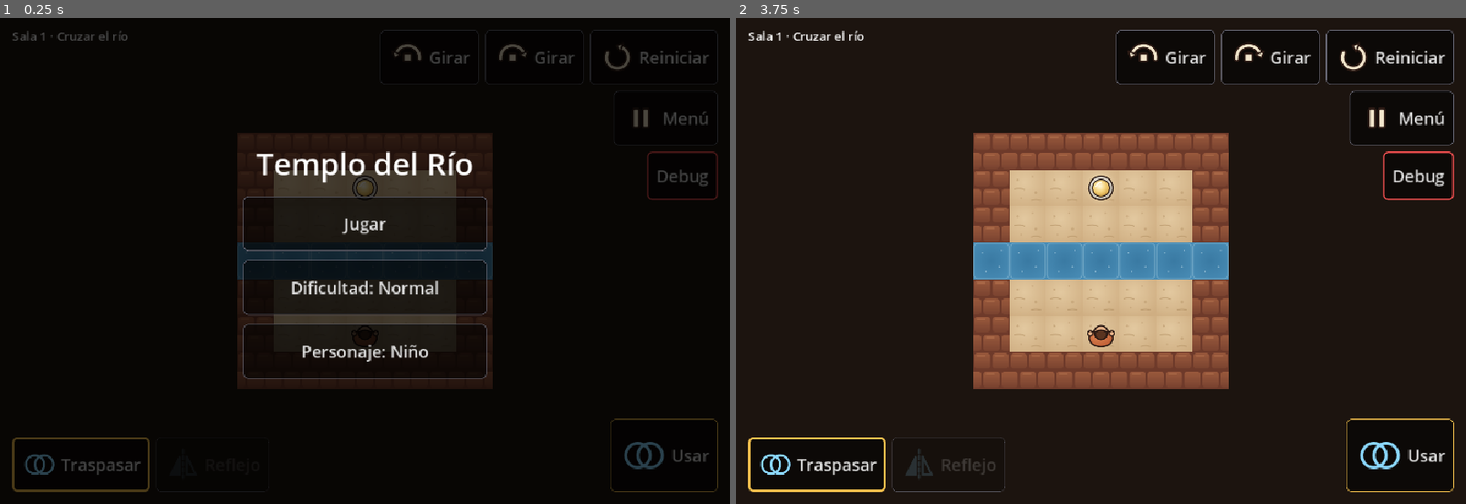
Above: before the commit, frames 1-2 (left to right).
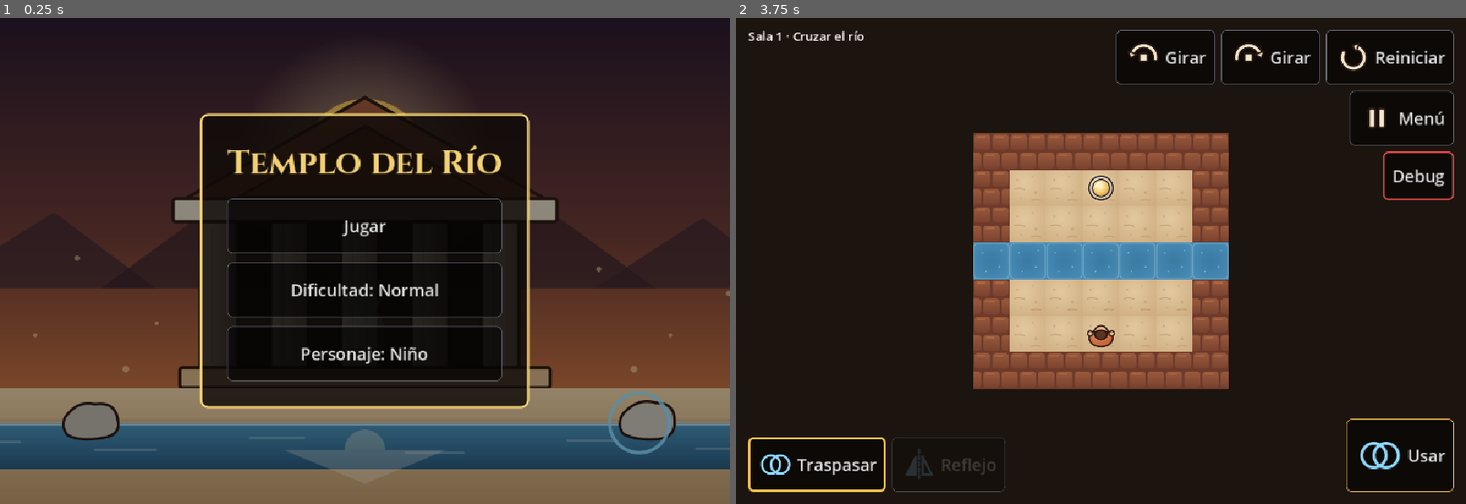
Above: after the commit, the same moments.

Repository: AngeloCS19/Juego
Game: Godot game, scene res://main.tscn
The game is run twice, just before and just after one commit, with the same random seed, the same clock (stepped at 60 frames per second) and the same inputs.
Inputs:
- Up to frame 1 (0.25 s): no input
- Up to frame 2 (3.75 s): click "Menú" at 0.5 s; click "Reiniciar" at 1.25 s; click "Reiniciar" at 2 s; click "Reiniciar" at 2.75 s; click "Jugar" at 3.5 s

The runs differ from the first frame. In frame 1, 81% of the frame differs, in the area x 0-100%, y 0-100%; in frame 2, nothing differs.

Commit message:
Interfaz: menú inicial ilustrado y pausa con recuadro dorado
Co-Authored-By: Claude Opus 5.5 (1M context) <noreply@anthropic.com>
Claude-Session: https://claude.ai/code/session_01FW9kqJQu3akPxuozoXXvar

Diff:
--- /dev/null
+++ b/assets/ilustracion_templo.svg
@@ -0,0 +1,117 @@
+<svg xmlns="http://www.w3.org/2000/svg" width="1280" height="720" viewBox="0 0 1280 720">
+  <defs>
+    <linearGradient id="cielo" x1="0" y1="0" x2="0" y2="1">
+      <stop offset="0" stop-color="#2a1a2e"/>
+      <stop offset="0.45" stop-color="#6b3b35"/>
+      <stop offset="0.75" stop-color="#b86a3f"/>
+      <stop offset="1" stop-color="#e3a05c"/>
+    </linearGradient>
+    <radialGradient id="luna" cx="0.5" cy="0.5" r="0.5">
+      <stop offset="0" stop-color="#fff6cf"/>
+      <stop offset="0.55" stop-color="#f3dca0"/>
+      <stop offset="1" stop-color="#e7b94e"/>
+    </radialGradient>
+    <radialGradient id="halo" cx="0.5" cy="0.5" r="0.5">
+      <stop offset="0" stop-color="#ffe9a8" stop-opacity="0.55"/>
+      <stop offset="1" stop-color="#ffe9a8" stop-opacity="0"/>
+    </radialGradient>
+    <linearGradient id="agua" x1="0" y1="0" x2="0" y2="1">
+      <stop offset="0" stop-color="#4b8fb8"/>
+      <stop offset="1" stop-color="#27587a"/>
+    </linearGradient>
+    <linearGradient id="columna" x1="0" y1="0" x2="1" y2="0">
+      <stop offset="0" stop-color="#f1ede4"/>
+      <stop offset="0.45" stop-color="#d8cfbe"/>
+      <stop offset="1" stop-color="#9c9588"/>
+    </linearGradient>
+    <linearGradient id="muro" x1="0" y1="0" x2="0" y2="1">
+      <stop offset="0" stop-color="#9a5a3d"/>
+      <stop offset="1" stop-color="#6e3a2a"/>
+    </linearGradient>
+    <linearGradient id="suelo" x1="0" y1="0" x2="0" y2="1">
+      <stop offset="0" stop-color="#e3c9a0"/>
+      <stop offset="1" stop-color="#b8966a"/>
+    </linearGradient>
+  </defs>
+
+  <rect width="1280" height="720" fill="url(#cielo)"/>
+
+  <!-- Luna: el espejo del cielo. Narciso se mira en el agua; el templo se mira en la luna. -->
+  <circle cx="640" cy="212" r="190" fill="url(#halo)"/>
+  <circle cx="640" cy="212" r="92" fill="url(#luna)"/>
+  <circle cx="612" cy="188" r="16" fill="#e7b94e" opacity="0.35"/>
+  <circle cx="664" cy="236" r="11" fill="#e7b94e" opacity="0.3"/>
+
+  <!-- Montañas lejanas, apenas insinuadas -->
+  <path d="M0 400 L180 288 L330 400Z" fill="#3b2730" opacity="0.75"/>
+  <path d="M250 400 L430 268 L610 400Z" fill="#33222b" opacity="0.7"/>
+  <path d="M690 400 L880 262 L1070 400Z" fill="#33222b" opacity="0.7"/>
+  <path d="M980 400 L1140 296 L1280 400Z" fill="#3b2730" opacity="0.75"/>
+
+  <!-- El templo: frontón sobre columnas, simétrico respecto al centro, como un eje de reflexión -->
+  <g stroke="#2b1a14" stroke-width="5" stroke-linejoin="round">
+    <path d="M640 118 L906 268 L374 268Z" fill="url(#muro)"/>
+    <path d="M640 160 L826 265 L454 265Z" fill="#5c3220" stroke-width="4"/>
+    <rect x="356" y="268" width="568" height="34" rx="4" fill="#d8cfbe"/>
+    <g fill="url(#columna)">
+      <rect x="396" y="302" width="56" height="216" rx="5"/>
+      <rect x="500" y="302" width="56" height="216" rx="5"/>
+      <rect x="604" y="302" width="56" height="216" rx="5"/>
+      <rect x="708" y="302" width="56" height="216" rx="5"/>
+      <rect x="812" y="302" width="56" height="216" rx="5"/>
+    </g>
+    <rect x="366" y="518" width="548" height="30" rx="4" fill="#cfae82"/>
+  </g>
+  <!-- Estrías de las columnas -->
+  <g stroke="#9c9588" stroke-width="2" opacity="0.6">
+    <path d="M414 310v200M434 310v200M518 310v200M538 310v200M622 310v200M642 310v200M726 310v200M746 310v200M830 310v200M850 310v200"/>
+  </g>
+  <!-- Oscuridad entre las columnas: adentro espera Narciso -->
+  <g fill="#1b1424" opacity="0.8">
+    <rect x="452" y="302" width="48" height="216"/>
+    <rect x="556" y="302" width="48" height="216"/>
+    <rect x="660" y="302" width="48" height="216"/>
+    <rect x="764" y="302" width="48" height="216"/>
+  </g>
+
+  <!-- Suelo de arenisca -->
+  <rect x="0" y="548" width="1280" height="172" fill="url(#suelo)"/>
+  <g stroke="#b8966a" stroke-width="3" opacity="0.5">
+    <path d="M0 596h1280M0 648h1280M0 700h1280"/>
+  </g>
+
+  <!-- El río cruza el frente del templo: su eje, el de todo el juego -->
+  <rect x="0" y="600" width="1280" height="68" fill="url(#agua)"/>
+  <g stroke="#cfeaf2" stroke-width="3" opacity="0.7" stroke-linecap="round">
+    <path d="M0 602h1280"/>
+    <path d="M60 628h70M240 640h90M470 622h80M700 644h86M940 626h74M1130 638h80" opacity="0.5"/>
+  </g>
+  <!-- Reflejo del templo y de la luna en el agua: la reflexión, dibujada al revés -->
+  <g opacity="0.3">
+    <circle cx="640" cy="640" r="30" fill="#fff6cf"/>
+    <path d="M640 690 L760 640 L520 640Z" fill="#f1ede4"/>
+  </g>
+
+  <!-- Dos piedras a la orilla, una marcada con el anillo de Reflejo -->
+  <g stroke="#2b1a14" stroke-width="4">
+    <path d="M196 592q18-26 44-20 30-4 34 22 6 24-22 28-34 6-52-4-10-12-4-26Z" fill="#b5b0a6"/>
+    <path d="M1022 586q22-24 48-16 28 0 28 26 2 26-26 28-32 2-50-8-10-14 0-30Z" fill="#c3beb4"/>
+  </g>
+  <circle cx="1046" cy="600" r="44" fill="none" stroke="#8cd9ff" stroke-width="5" opacity="0.85"/>
+
+  <!-- Narciso, asomado en el umbral, celeste y translúcido -->
+  <g opacity="0.75">
+    <ellipse cx="640" cy="470" rx="30" ry="46" fill="#8cd9ff" opacity="0.35"/>
+    <circle cx="640" cy="424" r="19" fill="#8cd9ff" opacity="0.55"/>
+    <g stroke="#8cd9ff" stroke-width="3" fill="none" opacity="0.7">
+      <circle cx="640" cy="406" r="26"/>
+    </g>
+  </g>
+
+  <!-- Motas de polvo dorado flotando: el aire del sueño -->
+  <g fill="#ffe9a8" opacity="0.5">
+    <circle cx="214" cy="356" r="4"/><circle cx="332" cy="452" r="3"/><circle cx="286" cy="520" r="5"/>
+    <circle cx="986" cy="372" r="4"/><circle cx="1092" cy="470" r="3"/><circle cx="1038" cy="520" r="5"/>
+    <circle cx="152" cy="470" r="3"/><circle cx="1178" cy="408" r="4"/>
+  </g>
+</svg>
--- a/scripts/main.gd
+++ b/scripts/main.gd
@@ -362,10 +362,10 @@
 
 
 ## Abre una ventana del menú y pausa el juego.
-func _abrir(titulo: String, texto: String, opciones: Array) -> void:
+func _abrir(titulo: String, texto: String, opciones: Array, ilustrado := false) -> void:
 	get_tree().paused = true
 	_dedo_abajo = false
-	_menu.mostrar(titulo, texto, opciones)
+	_menu.mostrar(titulo, texto, opciones, ilustrado)
 
 
 func _seguir() -> void:
@@ -382,11 +382,11 @@
 		opciones.append(["Jugar", func(): _empezada = true; _seguir()])
 	opciones.append([_texto_dificultad(), _cambiar_dificultad.bind(_menu_inicio)])
 	opciones.append(["Personaje: " + PERSONAJES[Sala.personaje], _cambiar_personaje])
-	_abrir("Templo del Río", "", opciones)
+	_abrir("Templo del Río", "", opciones, true)
 
 
 func _menu_pausa() -> void:
-	_abrir("Pausa", "Esc o el botón Menú abren esta ventana.", [
+	_abrir("Pausa", "", [
 		["Seguir", _seguir],
 		[_texto_dificultad(), _cambiar_dificultad.bind(_menu_pausa)],
 		["Menú inicial", _menu_inicio],
--- a/scripts/menu.gd
+++ b/scripts/menu.gd
@@ -2,7 +2,14 @@
 extends Control
 ## Ventana sobre el juego: menú inicial, pausa y derrota. Cubre toda la pantalla y oscurece la sala,
 ## así los toques no llegan al mapa mientras está abierta. Los botones son grandes para el dedo.
+## El menú inicial muestra detrás una ilustración fija del templo; la pausa y la derrota solo oscurecen.
 
+const ILUSTRACION := preload("res://assets/ilustracion_templo.svg")
+const FUENTE_TITULO := preload("res://assets/fuentes/Cinzel-Bold.ttf")  # mayúsculas romanas, aire griego
+const ORO := Color(0.95, 0.82, 0.45)
+
+var _ilustracion := TextureRect.new()
+var _fondo := ColorRect.new()
 var _titulo := Label.new()
 var _texto := Label.new()
 var _botones := VBoxContainer.new()
@@ -11,19 +18,41 @@
 func _init() -> void:
 	set_anchors_preset(Control.PRESET_FULL_RECT)
 	mouse_filter = Control.MOUSE_FILTER_STOP
-	var fondo := ColorRect.new()
-	fondo.color = Color(0, 0, 0, 0.7)
-	fondo.set_anchors_preset(Control.PRESET_FULL_RECT)
-	add_child(fondo)
+
+	# La ilustración llena la pantalla recortando lo que sobre, para que no se deforme.
+	_ilustracion.texture = ILUSTRACION
+	_ilustracion.expand_mode = TextureRect.EXPAND_IGNORE_SIZE
+	_ilustracion.stretch_mode = TextureRect.STRETCH_KEEP_ASPECT_COVERED
+	_ilustracion.set_anchors_preset(Control.PRESET_FULL_RECT)
+	_ilustracion.mouse_filter = Control.MOUSE_FILTER_IGNORE
+	add_child(_ilustracion)
+
+	_fondo.set_anchors_preset(Control.PRESET_FULL_RECT)
+	_fondo.mouse_filter = Control.MOUSE_FILTER_IGNORE
+	add_child(_fondo)
 
 	var centro := CenterContainer.new()
 	centro.set_anchors_preset(Control.PRESET_FULL_RECT)
 	add_child(centro)
+
+	# Los textos y botones van en un recuadro oscuro con borde dorado, para que se lean sobre la ilustración.
+	var caja := PanelContainer.new()
+	var estilo := StyleBoxFlat.new()
+	estilo.bg_color = Color(0.06, 0.04, 0.03, 0.82)
+	estilo.border_color = ORO
+	estilo.set_border_width_all(3)
+	estilo.set_corner_radius_all(10)
+	estilo.set_content_margin_all(36)
+	caja.add_theme_stylebox_override("panel", estilo)
+	centro.add_child(caja)
+
 	var columna := VBoxContainer.new()
 	columna.add_theme_constant_override("separation", 16)
-	centro.add_child(columna)
+	caja.add_child(columna)
 
-	_titulo.add_theme_font_size_override("font_size", 40)
+	_titulo.add_theme_font_override("font", FUENTE_TITULO)
+	_titulo.add_theme_font_size_override("font_size", 44)
+	_titulo.add_theme_color_override("font_color", ORO)
 	_titulo.horizontal_alignment = HORIZONTAL_ALIGNMENT_CENTER
 	columna.add_child(_titulo)
 	_texto.add_theme_font_size_override("font_size", 20)
@@ -37,7 +66,10 @@
 
 
 ## Muestra la ventana. "opciones" es una lista de [texto del botón, función que llama].
-func mostrar(titulo: String, texto: String, opciones: Array) -> void:
+## "ilustrado" (el menú inicial) deja ver el templo detrás; si no, solo se oscurece la sala.
+func mostrar(titulo: String, texto: String, opciones: Array, ilustrado := false) -> void:
+	_ilustracion.visible = ilustrado
+	_fondo.color = Color(0, 0, 0, 0.35) if ilustrado else Color(0, 0, 0, 0.72)
 	_titulo.text = titulo
 	_texto.text = texto
 	_texto.visible = texto != ""
Not shown, changed: README.md
Not shown, changed: docs/arte.md
